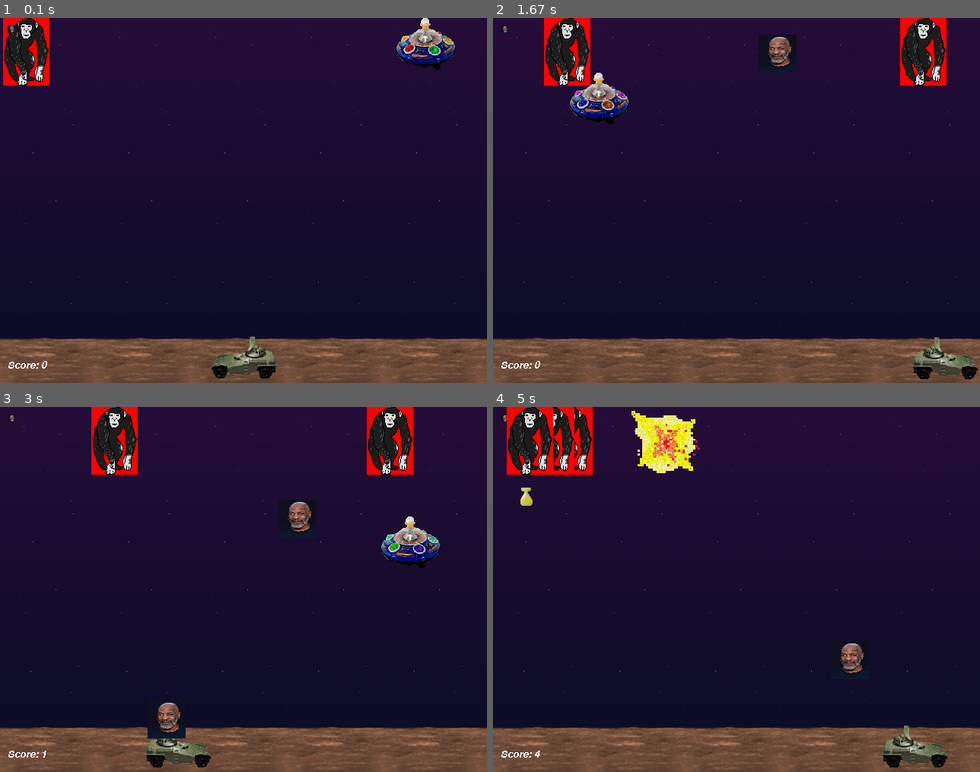
Above: before the commit, frames 1-4 (two rows, left to right).
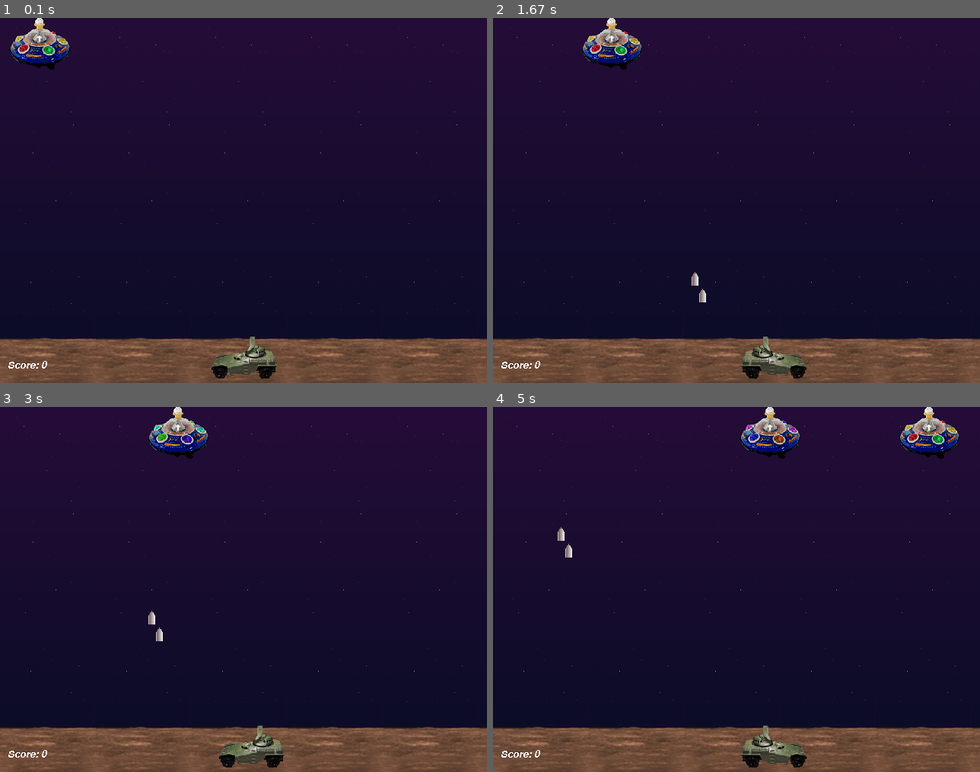
Above: after the commit, the same moments.

Repository: Data-Joos/TheCodeCompilers-GAME
Game: pygame game, started from aliens.py
Two runs of this game, one before a commit and one after it. Both use one fixed random seed, a clock stepped at 60 frames per second and the inputs below.
Inputs:
- Up to frame 1 (0.1 s): no input
- Up to frame 2 (1.67 s): tap Space at 0.33, 0.73, 1.23 s; hold Right 0.67-1.13 s; hold Right 1.17-1.63 s
- Up to frame 3 (3 s): hold Left 1.67-2.2 s; tap Space at 1.73, 2.3, 2.88 s; hold Left 2.23-2.78 s; hold Right from 2.82 s (still down)
- Up to frame 4 (5 s): release Right at 3.45 s; hold Left 3.48-4.03 s; tap Space at 3.55, 4.13, 4.72 s; hold Right 4.07-4.62 s; hold Right from 4.65 s (still down)

The runs differ from the first frame. In frame 1, 3.0% of the frame differs, in the area x 0-94%, y 0-19%; in frame 2, 7.7%; in frame 3, 8.1%; in frame 4, 9.1%, in the area x 1-96%, y 0-99%.

Commit message:
New file

Diff:
--- a/aliens.py
+++ b/aliens.py
@@ -107,23 +107,11 @@
         pos = self.facing * self.gun_offset + self.rect.centerx
         return pos, self.rect.top
 
-class OtherEnemies(pg.sprite.Sprite):
-    images = []
-
-    def __init__(self):
-        pg.sprite.Sprite.__init__(self, self.containers)
-        self.image = self.images[0]
-        self.image = pg.transform.scale(self.image, (10, 10))
-        self.rect = pg.Rect(10, 10, 10, 10)
-        # self.rect = pg.Rect.inflate(self.rect, 2, 2)
-
-    # def update()
-
 
 class Alien(pg.sprite.Sprite):
     """An alien space ship. That slowly moves down the screen."""
 
-    speed = 1
+    speed = 13
     animcycle = 12
     images = []
 
@@ -145,12 +133,6 @@
         self.frame = self.frame + 1
         self.image = self.images[self.frame // self.animcycle % 3]
 
-class AlienOtherDirection(Alien):
-
-    speed = -10
-    def __init__(self):
-        super().__init__()
-        self.facing = AlienOtherDirection.speed
 
 class Explosion(pg.sprite.Sprite):
     """An explosion. Hopefully the Alien and not the player!"""
@@ -188,17 +170,14 @@
     def __init__(self, pos):
         pg.sprite.Sprite.__init__(self, self.containers)
         self.image = self.images[0]
-        # self.rect = self.image.get_rect(midbottom=pos)
-        self.image = self.images[0]
-        self.image = pg.transform.scale(self.image, (50, 50))
-        self.rect = pg.Rect(pos[0], pos[1], 50, 50)
+        self.rect = self.image.get_rect(midbottom=pos)
 
     def update(self):
         """called every time around the game loop.
 
         Every tick we move the shot upwards.
         """
-        self.rect.move_ip(0, self.speed)
+        self.rect.move_ip(self.speed, self.speed)
         if self.rect.top <= 0:
             self.kill()
 
@@ -270,16 +249,14 @@
     Player.images = [img, pg.transform.flip(img, 1, 0)]
     img = load_image("explosion1.gif")
     Explosion.images = [img, pg.transform.flip(img, 1, 1)]
-    Alien.images = [load_image(im) for im in ("chimp.png", "chimp.png", "chimp.png")]
-    AlienOtherDirection.images = [load_image(im) for im in ("alien1.gif", "alien2.gif", "alien3.gif")]
-    OtherEnemies.images = [load_image(im) for im in ("nedladdning.jfif", "chimp.png", "chimp.png")]
+    Alien.images = [load_image(im) for im in ("alien1.gif", "alien2.gif", "alien3.gif")]
     Bomb.images = [load_image("bomb.gif")]
-    Shot.images = [load_image("nedladdning.jfif")]
+    Shot.images = [load_image("shot.gif")]
 
     # decorate the game window
     icon = pg.transform.scale(Alien.images[0], (32, 32))
     pg.display.set_icon(icon)
-    pg.display.set_caption("Pygame Tysenator")
+    pg.display.set_caption("Pygame Aliens")
     pg.mouse.set_visible(0)
 
     # create the background, tile the bgd image
@@ -308,7 +285,6 @@
     # assign default groups to each sprite class
     Player.containers = all
     Alien.containers = aliens, all, lastalien
-    OtherEnemies.containers = aliens, all
     Shot.containers = shots, all
     Bomb.containers = bombs, all
     Explosion.containers = all
@@ -323,8 +299,6 @@
     global SCORE
     player = Player()
     Alien()  # note, this 'lives' because it goes into a sprite group
-    AlienOtherDirection()
-    OtherEnemies()
     if pg.font:
         all.add(Score())
 
@@ -378,10 +352,7 @@
         if alienreload:
             alienreload = alienreload - 1
         elif not int(random.random() * ALIEN_ODDS):
-            if(random.randint(0, 1) == 0):
-                Alien()
-            else:
-                AlienOtherDirection()
+            Alien()
             alienreload = ALIEN_RELOAD
 
         # Drop bombs
@@ -417,7 +388,7 @@
         pg.display.update(dirty)
 
         # cap the framerate at 40fps. Also called 40HZ or 40 times per second.
-        clock.tick(40)
+        clock.tick(5)
 
     if pg.mixer:
         pg.mixer.music.fadeout(1000)
Binary file removed: data/nedladdning.jfif
